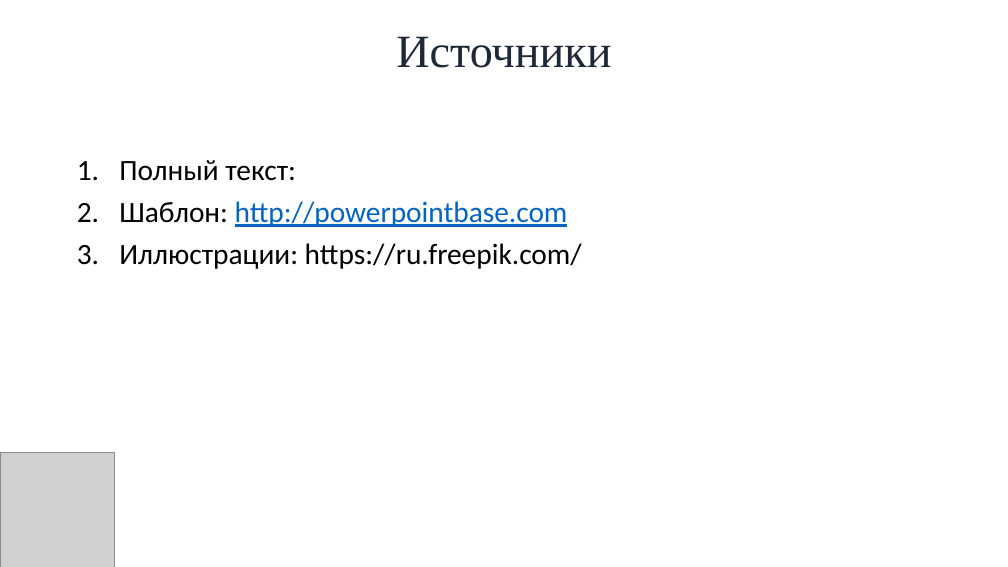
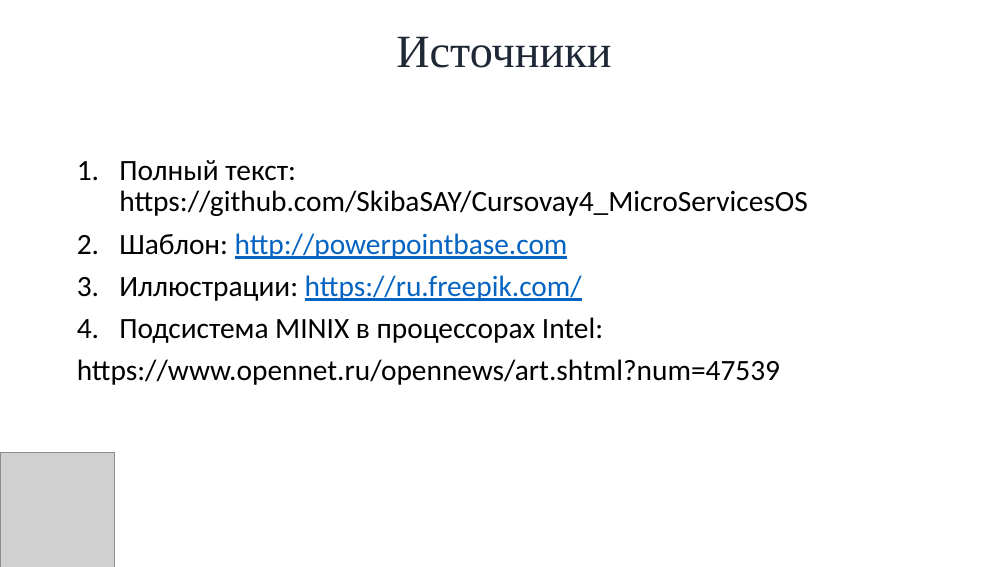
Before and after one commit to SkibaSAY/Cursovay4_MicroServicesOS, a slide deck: slide 28 of Путь в науку 2024/Микросервисная архитектура в ОС.pptx (slide 17 before the commit). Drawn at 1008x567 pixels with LibreOffice and Linux fonts; fonts in the diff are those of the drawing; grey boxes stand for pictures; background and template pictures are left out. Boxes give left, top, right and bottom in pixels: in the first picture for what was removed or moved away, otherwise in the second. Text is boxed around its words. In the diff, an @@ line names an element or a change of style, - is before the commit and + after.

```diff
--- a/Путь в науку 2024/Микросервисная архитектура в ОС.pptx
+++ b/Путь в науку 2024/Микросервисная архитектура в ОС.pptx
@@ text at (119,160,807,216): text changed @@
-1. Полный текст:
+1. Полный текст: https://github.com/SkibaSAY/Cursovay4_MicroServicesOS
@@ text at (119,275,582,301): text colour #000000 to #0563C1, underline on in "https://ru.freepik.com/" @@
@@ text at (77,317,780,385): paragraphs added @@
+4. Подсистема MINIX в процессорах Intel:
+https://www.opennet.ru/opennews/art.shtml?num=47539
```
Also in this commit, not shown: 2 other slides changed, 12 slides added, 2 other files.
